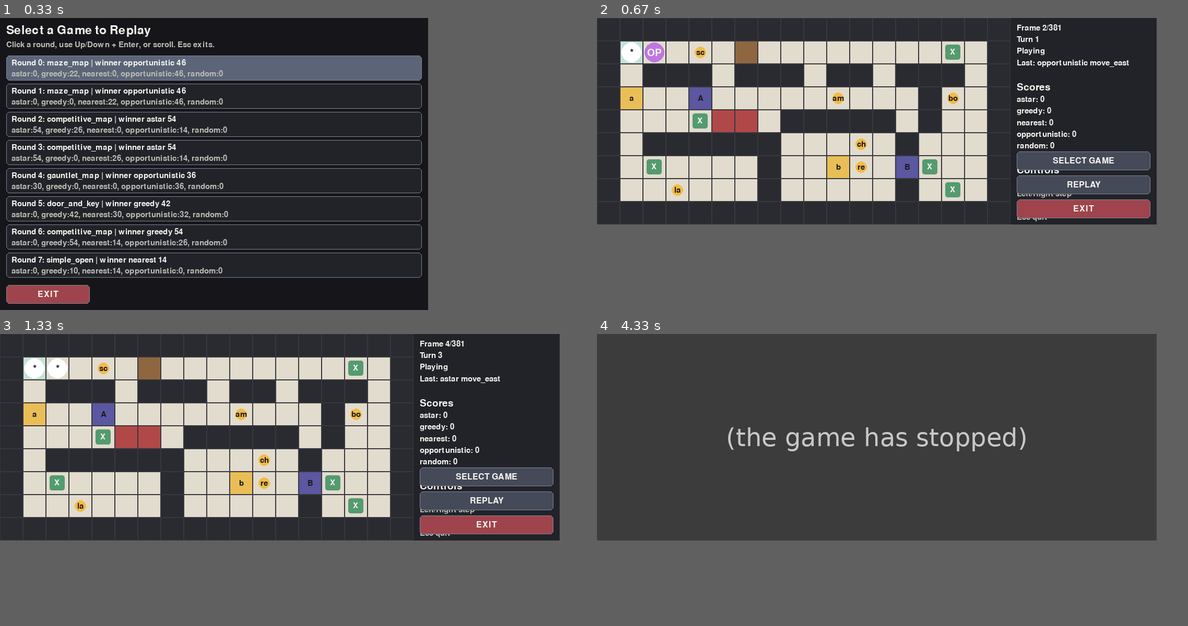
Above: before the commit, frames 1-4 (two rows, left to right).
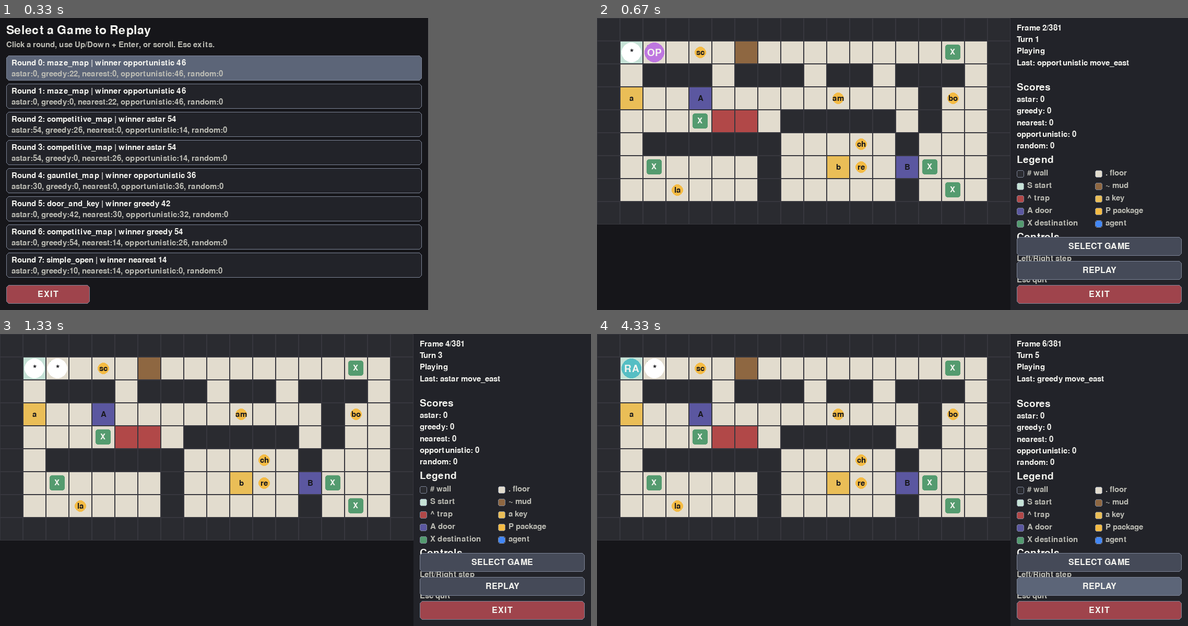
Above: after the commit, the same moments.

Repository: supertweety/DungeonDelivery
Game: pygame game, started from examples/replay_pygame.py
Two runs of this game, one before a commit and one after it. Both use one fixed random seed, a clock stepped at 60 frames per second and the inputs below.
Inputs (mouse positions are in pixels of both pictures, inside the frame that each line leads up to):
- Up to frame 1 (0.33 s): no input
- Up to frame 2 (0.67 s): click (809, 164) at 0.38 s
- Up to frame 3 (1.33 s): hold Right 0.67-1.13 s; hold Right from 1.17 s (still down); tap Space at 1.23 s
- Up to frame 4 (4.33 s): tap Space at 1.53, 1.73, 2.03, 3.07, 3.37, 3.73, 4.03, 4.23 s; release Right at 1.63 s; hold Left 1.67-2.2 s; click "R restart" at 2.72 s; hold Right 3-3.63 s; hold Left 3.67-4.13 s; hold Right from 4.17 s (still down)
In our replay, in frame 2 the window is 1072x396 before the commit and 1132x560 after it. These sizes can differ from the game's own. Grey fills any space a smaller window leaves; there, only what the larger window draws over its background counts as a difference.

Frame 1 is identical in both runs. In frame 2, 10% of the frame differs, in the area x 71-99%, y 45-98%; in frame 3, 10%; in frame 4, 47%, in the area x 3-99%, y 0-98%.
Before the commit the program exited at 2.72 s; later frames show no game.

Commit message:
Add replay viewer legend

Diff:
--- a/dungeon_delivery/pygame_viewer.py
+++ b/dungeon_delivery/pygame_viewer.py
@@ -47,7 +47,7 @@
     """Visual settings for pygame replay windows."""
 
     cell_size: int = 44
-    sidebar_width: int = 280
+    sidebar_width: int = 340
     fps: float = 5.0
     margin: int = 12
     button_height: int = 36
@@ -110,7 +110,7 @@
         pygame.init()
         pygame.display.set_caption(self.title)
         width = len(self.grid[0]) * self.style.cell_size + self.style.sidebar_width
-        height = max(len(self.grid) * self.style.cell_size, 340)
+        height = max(len(self.grid) * self.style.cell_size, 560)
         screen = pygame.display.set_mode((width, height))
         clock = pygame.time.Clock()
         small_font = pygame.font.SysFont(None, max(18, self.style.cell_size // 2))
@@ -245,19 +245,25 @@
         lines.append("Scores")
         for agent_id, score in sorted(snapshot.agent_scores.items()):
             lines.append(f"{agent_id}: {score}")
-        lines.append("")
-        lines.append("Controls")
-        lines.append("Space pause")
-        lines.append("Left/Right step")
-        lines.append("R restart")
-        lines.append("Esc quit")
         y = self.style.margin
         for line in lines:
-            font = big_font if line in {"Scores", "Controls"} else small_font
-            color = COLORS["text"] if line not in {"Space pause", "Left/Right step", "R restart", "Esc quit"} else COLORS["muted_text"]
+            font = big_font if line == "Scores" else small_font
+            surface = font.render(line, True, COLORS["text"])
+            screen.blit(surface, (panel_x + self.style.margin, y))
+            y += surface.get_height() + 7
+
+        y += 2
+        y = _draw_legend(screen, small_font, big_font, panel_x + self.style.margin, y)
+
+        control_top = min(y + 8, screen.get_height() - 150)
+        controls = ["Controls", "Space pause", "Left/Right step", "R restart", "Esc quit"]
+        y = control_top
+        for line in controls:
+            font = big_font if line == "Controls" else small_font
+            color = COLORS["text"] if line == "Controls" else COLORS["muted_text"]
             surface = font.render(line, True, color)
             screen.blit(surface, (panel_x + self.style.margin, y))
-            y += surface.get_height() + 7
+            y += surface.get_height() + 5
 
         self.draw_action_buttons(screen, button_font)
 
@@ -470,7 +476,7 @@
 
     def _resize_for_viewer(self, pygame, viewer: PygameReplayViewer):
         width = len(viewer.grid[0]) * viewer.style.cell_size + viewer.style.sidebar_width
-        height = max(len(viewer.grid) * viewer.style.cell_size, 340)
+        height = max(len(viewer.grid) * viewer.style.cell_size, 560)
         pygame.display.set_caption(viewer.title)
         return pygame.display.set_mode((width, height))
 
@@ -514,6 +520,46 @@
 
     style = ReplayStyle(cell_size=cell_size, fps=fps)
     PygameTournamentViewer.from_tournament(result, style=style).run(loop=loop)
+
+
+LEGEND_ITEMS = [
+    ("# wall", "wall"),
+    (". floor", "floor"),
+    ("S start", "start"),
+    ("~ mud", "mud"),
+    ("^ trap", "trap"),
+    ("a key", "key"),
+    ("A door", "door"),
+    ("P package", "package"),
+    ("X destination", "destination"),
+    ("agent", "agent"),
+]
+
+
+def _draw_legend(screen, small_font, big_font, x: int, y: int) -> int:
+    import pygame
+
+    title = big_font.render("Legend", True, COLORS["text"])
+    screen.blit(title, (x, y))
+    y += title.get_height() + 6
+    columns = 2
+    column_width = 150
+    row_height = 24
+    swatch_size = 14
+    for index, (label, color_key) in enumerate(LEGEND_ITEMS):
+        col = index % columns
+        row = index // columns
+        item_x = x + col * column_width
+        item_y = y + row * row_height
+        rect = pygame.Rect(item_x, item_y + 3, swatch_size, swatch_size)
+        if color_key == "agent":
+            pygame.draw.ellipse(screen, AGENT_COLORS[0], rect)
+        else:
+            pygame.draw.rect(screen, COLORS[color_key], rect, border_radius=3)
+        pygame.draw.rect(screen, COLORS["button_border"], rect, width=1, border_radius=3)
+        surface = small_font.render(label, True, COLORS["muted_text"])
+        screen.blit(surface, (item_x + swatch_size + 6, item_y + 1))
+    return y + ((len(LEGEND_ITEMS) + columns - 1) // columns) * row_height + 4
 
 
 def _cell_rect(position: tuple[int, int], cell_size: int):
Not shown, changed: README.md
Binary file changed: docs/pygame_replay_screenshot.png
